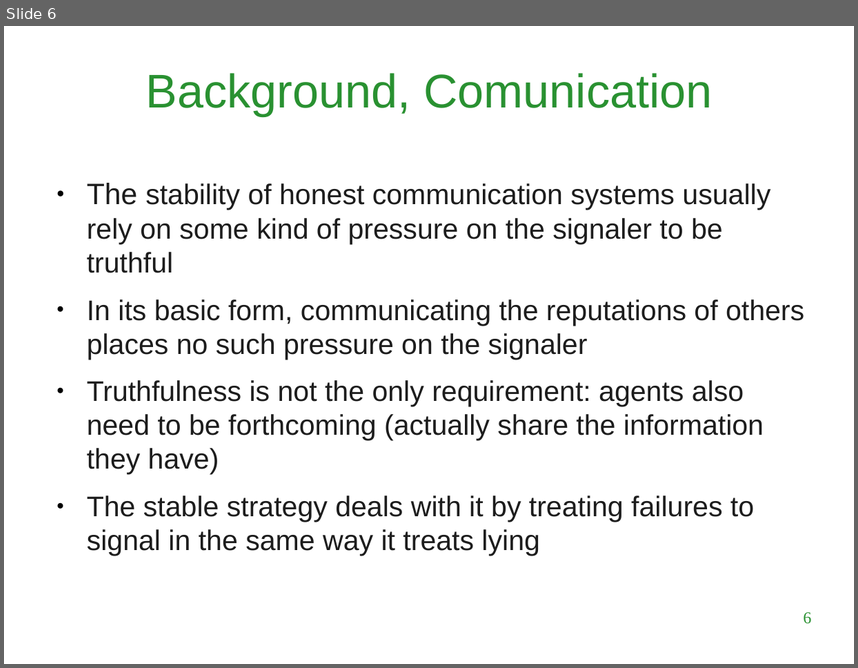
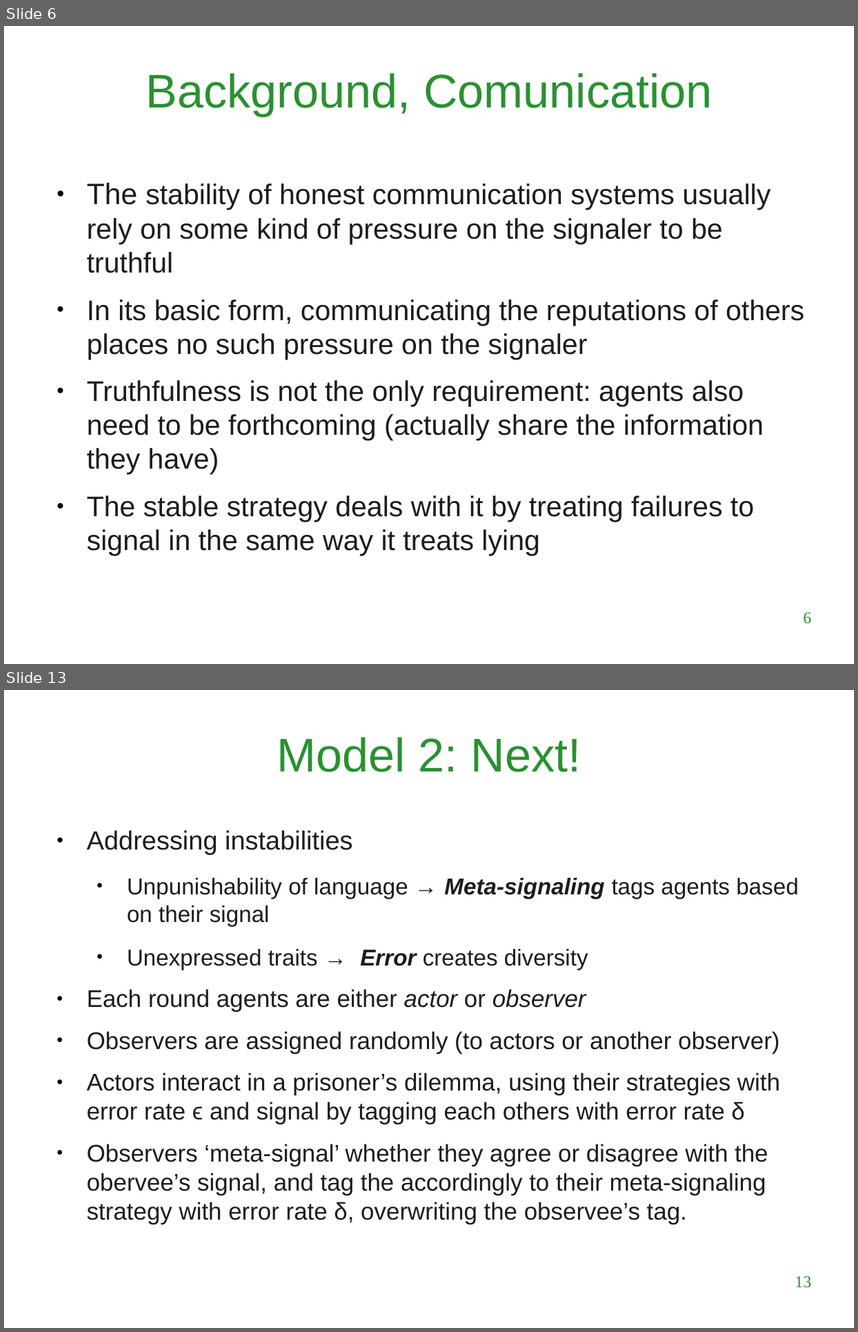
Before and after one commit to LuigiBrosNin/UNI, a slide deck: Master first year/Complex systems and network science/Tit_for_tatting_presentation.odp. Shown one above the other, each under a label of ours: slide 6 before the commit, slides 6 and 13 after it; the slides between them are not shown. The pictures are 858x668 and 858x1332 pixels, drawn with LibreOffice and Linux fonts; fonts in the diff are those of the drawing; background and template pictures are left out. Boxes give left, top, right and bottom in pixels: in the first picture for what was removed or moved away, otherwise in the second. Text is boxed around its words. In the diff, an @@ line names an element or a change of style, - is before the commit and + after.

```diff
--- a/Master first year/Complex systems and network science/Tit_for_tatting_presentation.odp
+++ b/Master first year/Complex systems and network science/Tit_for_tatting_presentation.odp
@@ slide 13 added at <box>4,690,854,1328</box>, background #FFFFFF @@
@@ title added at <box>277,737,582,772</box>, 40 pt, text #299131 @@
+Model 2: Next!
@@ text added at <box>87,830,798,1223</box>, 20.4 pt, text #1C1C1C @@
+● Addressing instabilities
+  • Unpunishability of language → Meta-signaling tags agents based on their signal
+  • Unexpressed traits → Error creates diversity
+● Each round agents are either actor or observer
+● Observers are assigned randomly (to actors or another observer)
+● Actors interact in a prisoner’s dilemma, using their strategies with error rate ϵ and signal by tagging each others with error rate δ
+● Observers ‘meta-signal’ whether they agree or disagree with the obervee’s signal, and tag the accordingly to their meta-signaling strategy with error rate δ, overwriting the observee’s tag.
@@ page number added at <box>795,1276,811,1288</box>, 14 pt, text #299131 @@
+13
```
Also in this commit, not shown: 2 slides changed, 6 other slides added, 2 slides removed, 1 other file.
